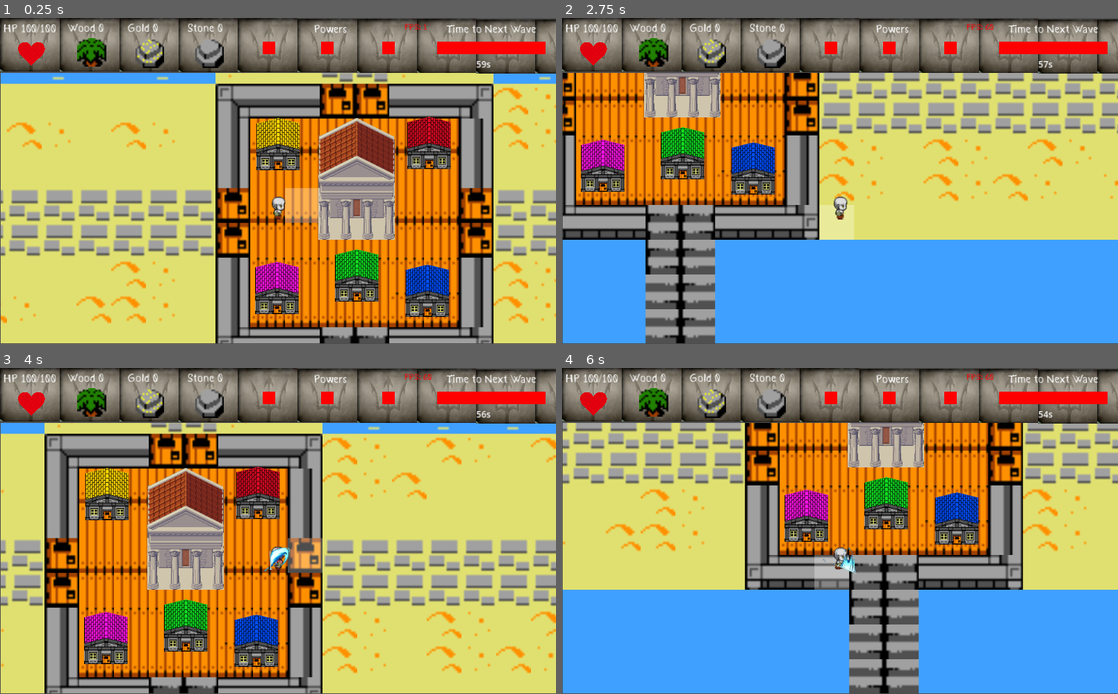
Above: before the commit, frames 1-4 (two rows, left to right).
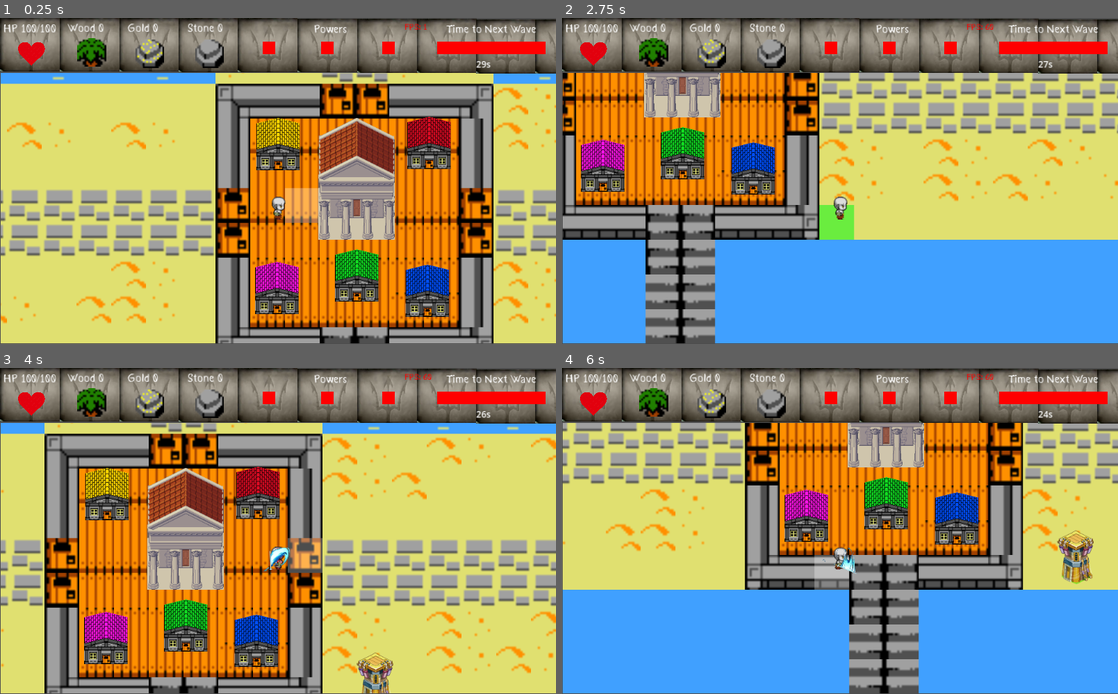
Above: after the commit, the same moments.

Repository: Christian2019/ProjetoAtenas
Game: Godot game, scene res://Scenes/MainScenes/Game_ViewPort.tscn
Same seed, same stepped clock (60 frames per second), same inputs: the game is played once before the commit and once after it. Sound files missing from this copy of the repository are replaced by a short silence.
Inputs:
- Up to frame 1 (0.25 s): no input
- Up to frame 2 (2.75 s): tap Enter at 0.5 s; hold Right (Move_Right) 0.53-1.28 s; tap T (CreateTower, bound only after the commit) at 0.6, 1.55, 2.1 s; hold Down (Move_Down) 1.28-2.03 s; tap Space (Select) at 1.35 s; hold Right (Move_Right) from 2.03 s (still down)
- Up to frame 3 (4 s): release Right (Move_Right) at 2.78 s; hold Up (Move_Up) 2.78-3.53 s; tap T (CreateTower, bound only after the commit) at 2.85, 3.8 s; hold Left (Move_Left) from 3.53 s (still down); hold Space (Select) from 3.53 s (still down)
- Up to frame 4 (6 s): release Space (Select) at 4.28 s; tap T (CreateTower, bound only after the commit) at 4.35, 5.1 s; release Left (Move_Left) at 5.03 s; hold Down (Move_Down) 5.03-5.78 s; hold Right (Move_Right) from 5.78 s (still down); tap Space (Select) at 5.85 s

The runs differ from the first frame. In frame 1, less than 0.1% of the frame differs, in the area x 85-87%, y 13-16%; in frame 2, 0.6%; in frame 3, 0.6%; in frame 4, 0.8%, in the area x 85-96%, y 13-67%.

Commit message:
Torres prontas

Diff:
--- /dev/null
+++ b/Scenes/Game/Constructions/Defenses/Projectile.tscn
@@ -0,0 +1,19 @@
+[gd_scene load_steps=4 format=3 uid="uid://bal2wn8bf7iai"]
+
+[ext_resource type="Texture2D" uid="uid://bav7b1tv76dwv" path="res://Assets/Images/Resources/stone.png" id="1_24s2u"]
+[ext_resource type="Script" path="res://Scripts/Projectile.gd" id="1_d5k6n"]
+
+[sub_resource type="RectangleShape2D" id="RectangleShape2D_lae8y"]
+
+[node name="Projectile" type="Node2D"]
+script = ExtResource("1_d5k6n")
+
+[node name="Sprite2D" type="Sprite2D" parent="."]
+texture = ExtResource("1_24s2u")
+
+[node name="Area2D" type="Area2D" parent="."]
+
+[node name="CollisionShape2D" type="CollisionShape2D" parent="Area2D"]
+shape = SubResource("RectangleShape2D_lae8y")
+
+[connection signal="area_entered" from="Area2D" to="." method="_on_area_2d_area_entered"]
--- /dev/null
+++ b/Scenes/Game/Constructions/Defenses/Tower.tscn
@@ -0,0 +1,28 @@
+[gd_scene load_steps=5 format=3 uid="uid://dtu5sjvquowls"]
+
+[ext_resource type="Script" path="res://Scripts/Tower.gd" id="1_2xse4"]
+[ext_resource type="Texture2D" uid="uid://didbvwb3a40wu" path="res://Assets/Images/Constructions/Defenses/tower.png" id="1_p5m73"]
+
+[sub_resource type="AtlasTexture" id="AtlasTexture_ah2ey"]
+atlas = ExtResource("1_p5m73")
+region = Rect2(312, 648, 156, 216)
+
+[sub_resource type="SpriteFrames" id="SpriteFrames_nvw4f"]
+animations = [{
+"frames": [{
+"duration": 1.0,
+"texture": SubResource("AtlasTexture_ah2ey")
+}],
+"loop": true,
+"name": &"Idle",
+"speed": 5.0
+}]
+
+[node name="Tower" type="Node2D"]
+script = ExtResource("1_2xse4")
+
+[node name="AnimatedSprite2D" type="AnimatedSprite2D" parent="."]
+position = Vector2(27, 0)
+scale = Vector2(0.5, 0.5)
+sprite_frames = SubResource("SpriteFrames_nvw4f")
+animation = &"Idle"
--- a/Scenes/Game/Enemies/Minotaur.tscn
+++ b/Scenes/Game/Enemies/Minotaur.tscn
@@ -124,7 +124,7 @@
 [node name="AnimatedSprite2D" type="AnimatedSprite2D" parent="."]
 sprite_frames = SubResource("SpriteFrames_grjig")
 animation = &"Walking"
-frame_progress = 0.838446
+frame_progress = 0.694488
 
 [node name="Area2D" type="Area2D" parent="."]
 
--- a/Scenes/Game/Game.tscn
+++ b/Scenes/Game/Game.tscn
@@ -13,6 +13,7 @@
 [ext_resource type="PackedScene" uid="uid://yj0y1bkmdwpi" path="res://Scenes/Game/Constructions/Upgrades/Upgrade_Hero.tscn" id="10_ohrki"]
 [ext_resource type="PackedScene" uid="uid://cawqbopdr275u" path="res://Scenes/Game/Constructions/Temple.tscn" id="10_v6y37"]
 [ext_resource type="PackedScene" uid="uid://dgeirnlkialpt" path="res://Scenes/Game/Enemies/Spawner.tscn" id="13_6sse8"]
+[ext_resource type="Script" path="res://Scripts/Towers.gd" id="14_1dkqe"]
 
 [sub_resource type="RectangleShape2D" id="RectangleShape2D_76bgx"]
 size = Vector2(65, 128.5)
@@ -22,6 +23,15 @@
 
 [sub_resource type="RectangleShape2D" id="RectangleShape2D_m8f6t"]
 size = Vector2(65, 128.5)
+
+[sub_resource type="RectangleShape2D" id="RectangleShape2D_quhwa"]
+size = Vector2(1013.75, 179)
+
+[sub_resource type="RectangleShape2D" id="RectangleShape2D_4src2"]
+size = Vector2(750.75, 186)
+
+[sub_resource type="RectangleShape2D" id="RectangleShape2D_jcwlt"]
+size = Vector2(749.75, 186)
 
 [node name="Game" type="Node2D"]
 script = ExtResource("1_ff1wb")
@@ -101,3 +111,36 @@
 [node name="Player" parent="." instance=ExtResource("5_x6q60")]
 position = Vector2(1139, 997)
 scale = Vector2(1.289, 1.289)
+
+[node name="Towers" type="Node2D" parent="."]
+script = ExtResource("14_1dkqe")
+
+[node name="ConstructionArea" type="Area2D" parent="."]
+
+[node name="CollisionShape2D" type="CollisionShape2D" parent="ConstructionArea"]
+position = Vector2(507.25, 865)
+shape = SubResource("RectangleShape2D_quhwa")
+
+[node name="CollisionShape2D2" type="CollisionShape2D" parent="ConstructionArea"]
+position = Vector2(509, 1182)
+shape = SubResource("RectangleShape2D_quhwa")
+
+[node name="CollisionShape2D3" type="CollisionShape2D" parent="ConstructionArea"]
+position = Vector2(2048.88, 864.5)
+shape = SubResource("RectangleShape2D_quhwa")
+
+[node name="CollisionShape2D4" type="CollisionShape2D" parent="ConstructionArea"]
+position = Vector2(2046.75, 1185)
+shape = SubResource("RectangleShape2D_quhwa")
+
+[node name="CollisionShape2D5" type="CollisionShape2D" parent="ConstructionArea"]
+position = Vector2(1122, 383.375)
+rotation = 1.5708
+shape = SubResource("RectangleShape2D_4src2")
+
+[node name="CollisionShape2D6" type="CollisionShape2D" parent="ConstructionArea"]
+position = Vector2(1440, 383.125)
+rotation = 1.5708
+shape = SubResource("RectangleShape2D_jcwlt")
+
+[node name="Projectiles" type="Node2D" parent="."]
--- a/Scripts/PreLoadeds.gd
+++ b/Scripts/PreLoadeds.gd
@@ -3,3 +3,5 @@
 var collectable = preload("res://Scenes/Game/Collectable.tscn")
 var quadrant = preload("res://Scenes/Game/quadrant.tscn")
 var minotaur = preload("res://Scenes/Game/Enemies/Minotaur.tscn")
+var tower = preload("res://Scenes/Game/Constructions/Defenses/Tower.tscn")
+var tower_projectile = preload("res://Scenes/Game/Constructions/Defenses/Projectile.tscn")
--- /dev/null
+++ b/Scripts/Projectile.gd
@@ -0,0 +1,51 @@
+extends Node2D
+
+var target
+
+var moveLocation
+
+var speed = 3
+
+var liveTime=5
+
+var canKill=true
+
+func _ready():
+	Global.timerCreator("call_deferred",liveTime,["free"],self)
+
+func _process(delta):
+	if (target!=null):
+		moveLocation = Vector2(target.position.x,target.position.y)
+	move()
+
+
+
+func move():
+	if (moveLocation==null):
+		visible=false
+		canKill=false
+		return
+
+	if (position.distance_to(moveLocation)>speed):
+		var dx = speed*cos(get_angle_to(moveLocation))
+		var dy = speed*sin(get_angle_to(moveLocation))
+		position+=Vector2(dx,dy)
+	else:
+		canKill=false
+
+func hit(enemy):
+	if (enemy!=null):
+		enemy.call_deferred("free")
+	visible=false
+
+func _on_area_2d_area_entered(area):
+	if (!canKill):
+		return
+
+	if 	(area.get_parent().get_parent().name=="Enemies"):
+		canKill=false
+
+		if (target!=null and area.get_parent().name==target.name):
+			Global.timerCreator("hit",0.2,[area.get_parent()],self)
+		else:
+			hit(area.get_parent())
--- a/Scripts/Spawner.gd
+++ b/Scripts/Spawner.gd
@@ -8,7 +8,7 @@
 
 #timerCreator(functionName,time,parameters,node): paramenters: []
 
-var wave_timer = 60
+var wave_timer = 30
 var enemies_interval_spawn = 1.5
 var enemies_quantity = 5
 
--- /dev/null
+++ b/Scripts/Tower.gd
@@ -0,0 +1,57 @@
+extends Node2D
+
+var reloadTime = 5
+var allowToShoot = true
+var minDistance = 261
+
+func _process(delta):
+	if (allowToShoot):
+		lookEnemies()
+
+func lookEnemies():
+	var closerEnemy
+	var enemies = get_parent().get_parent().get_node("Enemies").get_children()
+	for i in range(0,enemies.size(),1):
+		var enemy = enemies[i]
+		if (!positionConditionAllow(enemy)):
+			continue
+		shoot(enemy)
+		break
+
+func shoot(enemy):
+	allowToShoot=false
+	Global.timerCreator("setAllowToShoot",reloadTime,[true],self)
+	var arrow = PreLoadeds.tower_projectile.instantiate()
+	arrow.position = position
+	arrow.position.x+=28
+	arrow.target=enemy
+	get_parent().get_parent().get_node("Projectiles").add_child(arrow)
+
+
+func setAllowToShoot(b):
+	allowToShoot=b
+
+func positionConditionAllow(enemy):
+	if (position.distance_to(enemy.position)>minDistance):
+		return false
+
+	#Especifica qual estrada a torre faz parte oeste,norte ou leste
+	var westLimitX = 1022
+	var eastLimitX = 1535
+
+	#Oeste
+	if (position.x<westLimitX):
+		if (enemy.position.x>westLimitX):
+			return false
+
+	#Leste
+	elif (position.x>eastLimitX):
+		if (enemy.position.x<eastLimitX):
+			return false
+
+	#Norte
+	else:
+		if (enemy.position.x<westLimitX or position.x>eastLimitX):
+			return false
+
+	return true
--- /dev/null
+++ b/Scripts/Towers.gd
@@ -0,0 +1,20 @@
+extends Node2D
+
+func _ready():
+	Global.timerCreator("sortTowers",1,[],self)
+
+func sortTowers():
+	Global.timerCreator("sortTowers",1,[],self)
+
+	var sorted_nodes := get_children()
+
+	sorted_nodes.sort_custom(
+		# For descending order use > 0
+		func(a: Node, b: Node): return a.position.y < b.position.y
+	)
+
+	for node in get_children():
+		remove_child(node)
+
+	for node in sorted_nodes:
+		add_child(node)
--- a/Scripts/player.gd
+++ b/Scripts/player.gd
@@ -32,6 +32,16 @@
 	moveController()
 	getCloserQuadrant()
 	mining()
+	contruction()
+
+func contruction():
+	if (Input.is_action_just_pressed("CreateTower")):
+		if (closerQuadrant!=null and closerQuadrant.allowToConstruct):
+			var tower_instance = PreLoadeds.tower.instantiate()
+			tower_instance.position = closerQuadrant.position
+			closerQuadrant.tower = tower_instance
+			get_parent().get_node("Towers").add_child(tower_instance)
+
 
 func mining():
 	if Input.is_action_pressed("Select"):
--- a/Scripts/quadrant.gd
+++ b/Scripts/quadrant.gd
@@ -1,8 +1,28 @@
 extends Area2D
 
+var constructionArea=false
+
+var tower
+
+var allowToConstruct=false
+
+func _process(delta):
+	permissions()
 
 
+func permissions():
+	if (constructionArea):
+		if (tower==null and !allowToConstruct):
+			allowToConstruct=true
+			$ColorRect.color = Color("00f813")
+		elif (tower!=null and allowToConstruct):
+			allowToConstruct=false
+			$ColorRect.color = Color("f44336")
+
 func _on_area_entered(area):
+	if 	(area.name=="ConstructionArea"):
+		constructionArea=true
+
 	if (area.get_parent().name=="Player"):
 		area.get_parent().contactQuadrants.append(self)
 
--- a/project.godot
+++ b/project.godot
@@ -58,6 +58,11 @@
 "events": [Object(InputEventKey,"resource_local_to_scene":false,"resource_name":"","device":0,"window_id":0,"alt_pressed":false,"shift_pressed":false,"ctrl_pressed":false,"meta_pressed":false,"pressed":false,"keycode":0,"physical_keycode":32,"key_label":0,"unicode":0,"echo":false,"script":null)
 ]
 }
+CreateTower={
+"deadzone": 0.5,
+"events": [Object(InputEventKey,"resource_local_to_scene":false,"resource_name":"","device":-1,"window_id":0,"alt_pressed":false,"shift_pressed":false,"ctrl_pressed":false,"meta_pressed":false,"pressed":false,"keycode":0,"physical_keycode":84,"key_label":0,"unicode":116,"echo":false,"script":null)
+]
+}
 
 [physics]
 
Binary file added: Assets/Images/Constructions/Defenses/tower.png
Not shown, added: Assets/Images/Constructions/Defenses/tower.png.import
Not shown, changed: Documentation/Done.txt
Not shown, changed: Documentation/ToDo.txt
Not shown: 1 places in Scenes/Game/Game.tscn that only renumber resources
